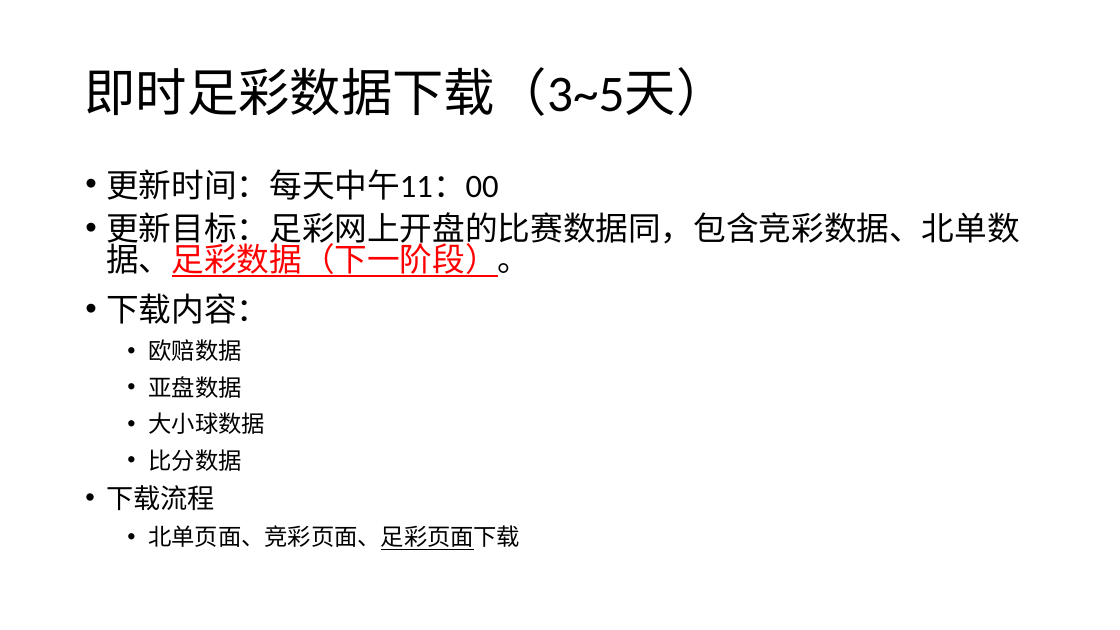
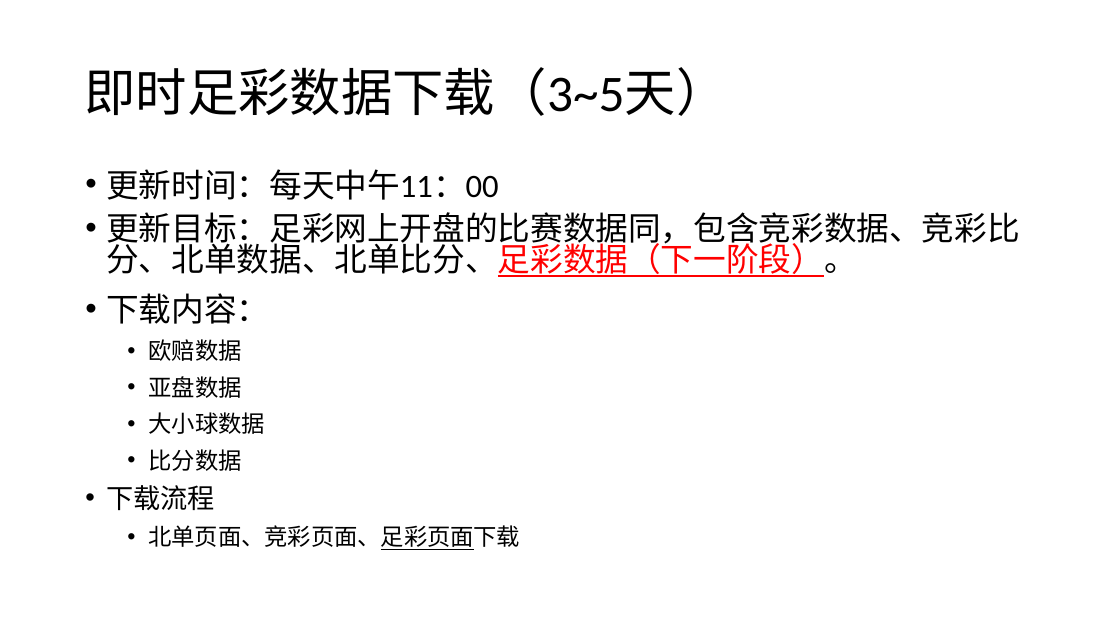
Before and after one commit to dsjzzwdy0/Soccer-web, a slide deck: slide 2 of 设计文档/设计图纸.pptx. Drawn at 1120x630 pixels with LibreOffice and Linux fonts; fonts in the diff are those of the drawing. Boxes give left, top, right and bottom in pixels: in the first picture for what was removed or moved away, otherwise in the second. Text is boxed around its words. In the diff, an @@ line names an element or a change of style, - is before the commit and + after.

```diff
--- a/设计文档/设计图纸.pptx
+++ b/设计文档/设计图纸.pptx
@@ text at <box>106,212,1019,277</box>: text changed @@
-• 更新目标：足彩网上开盘的比赛数据同，包含竞彩数据、北单数据、足彩数据（下一阶段）。
+• 更新目标：足彩网上开盘的比赛数据同，包含竞彩数据、竞彩比分、北单数据、北单比分、足彩数据（下一阶段）。
```
Also in this commit, not shown: 21 other files.
